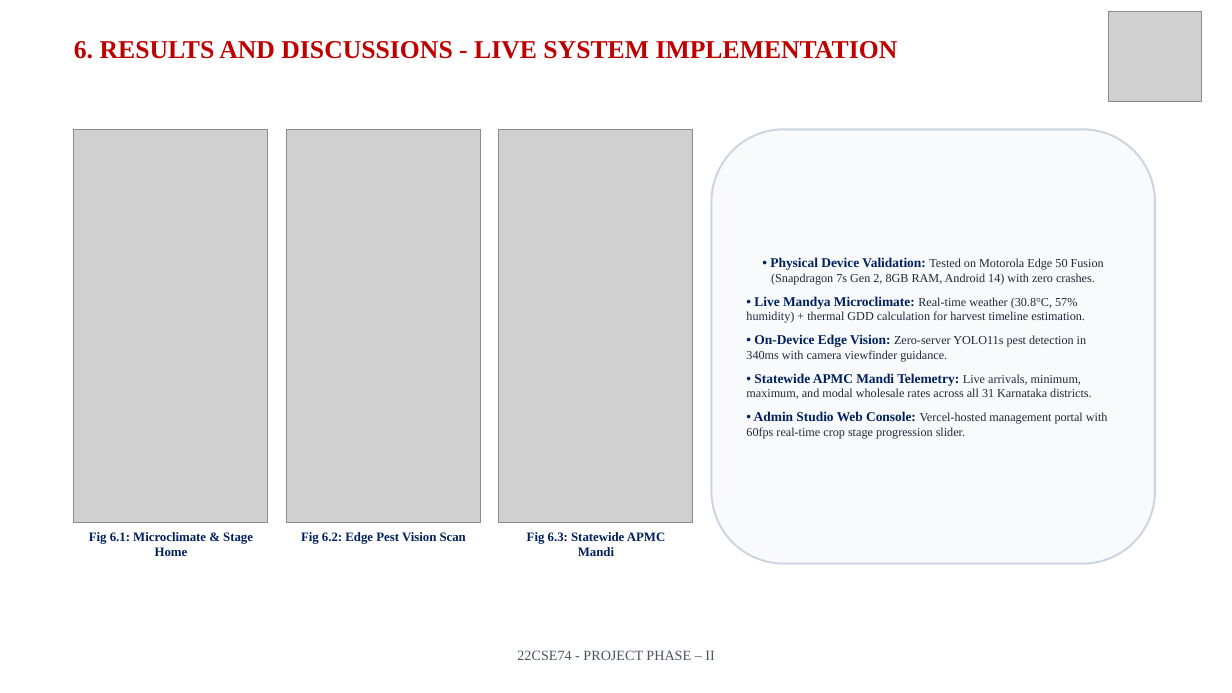
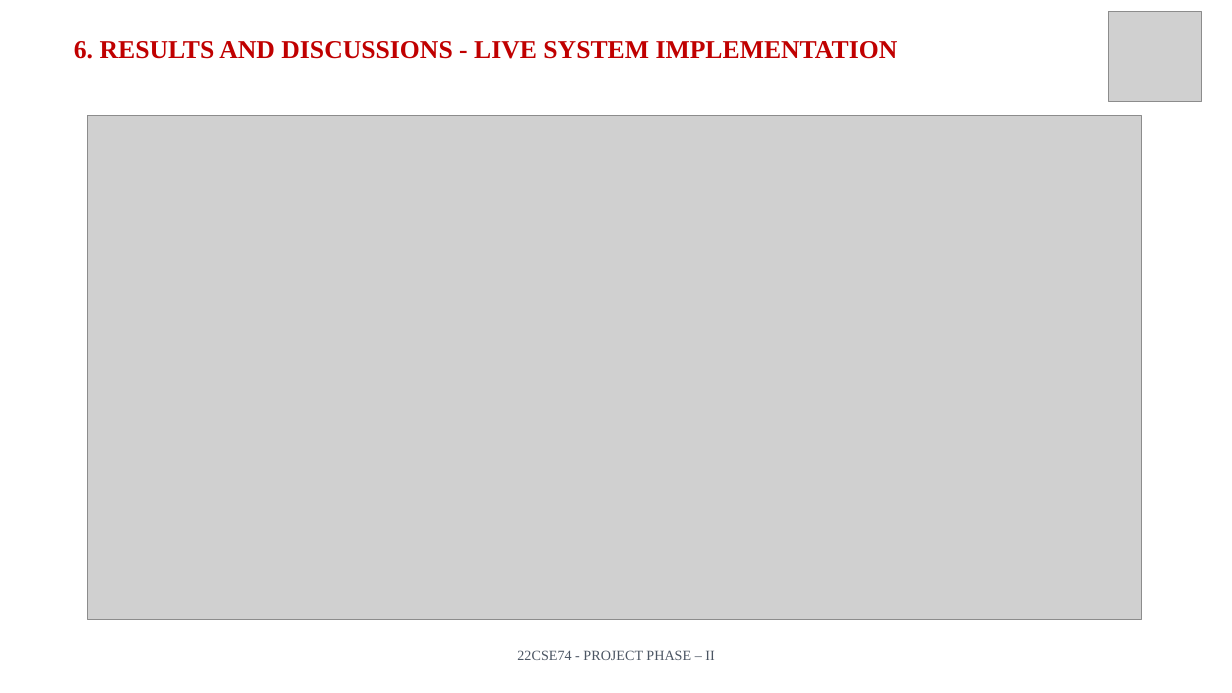
Before and after one commit to Naveenkm07/Major-Krushikadhara-figma, a slide deck: slide 14 of Project Phase-II_Review 2_ PPT Template.pptx. Drawn at 1232x693 pixels with LibreOffice and Linux fonts; fonts in the diff are those of the drawing; grey boxes stand for pictures. Boxes give left, top, right and bottom in pixels: in the first picture for what was removed or moved away, otherwise in the second. Text is boxed around its words. In the diff, an @@ line names an element or a change of style, - is before the commit and + after.

Commit message:
fix(ppt): upgrade all diagrams to full-slide 4800x2300 Retina resolution, replace low-res logos with official HD crest, and maximize clarity across all 21 slides

```diff
--- a/Project Phase-II_Review 2_ PPT Template.pptx
+++ b/Project Phase-II_Review 2_ PPT Template.pptx
@@ picture added at box(88, 116, 1141, 619) @@
@@ picture removed at box(74, 129, 268, 522) @@
@@ picture removed at box(287, 129, 481, 522) @@
@@ picture removed at box(499, 129, 693, 522) @@
@@ rounded rectangle removed at box(712, 129, 1155, 564) @@
-• Physical Device Validation: Tested on Motorola Edge 50 Fusion (Snapdragon 7s Gen 2, 8GB RAM, Android 14) with zero crashes.
-• Live Mandya Microclimate: Real-time weather (30.8°C, 57% humidity) + thermal GDD calculation for harvest timeline estimation.
-• On-Device Edge Vision: Zero-server YOLO11s pest detection in 340ms with camera viewfinder guidance.
-• Statewide APMC Mandi Telemetry: Live arrivals, minimum, maximum, and modal wholesale rates across all 31 Karnataka districts.
-• Admin Studio Web Console: Vercel-hosted management portal with 60fps real-time crop stage progression slider.
@@ text removed at box(89, 532, 253, 556) @@
-Fig 6.1: Microclimate & Stage Home
@@ text removed at box(301, 532, 466, 544) @@
-Fig 6.2: Edge Pest Vision Scan
@@ text removed at box(527, 532, 665, 556) @@
-Fig 6.3: Statewide APMC Mandi
```
Also in this commit, not shown: 6 other slides changed, 17 other files.
